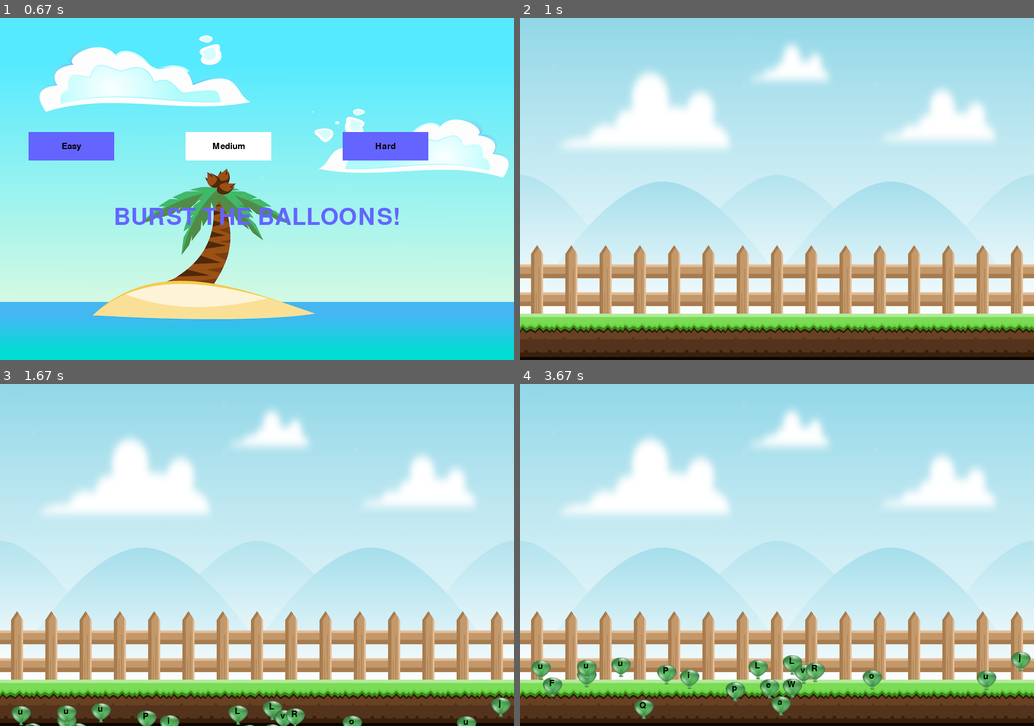
Above: before the commit, frames 1-4 (two rows, left to right).
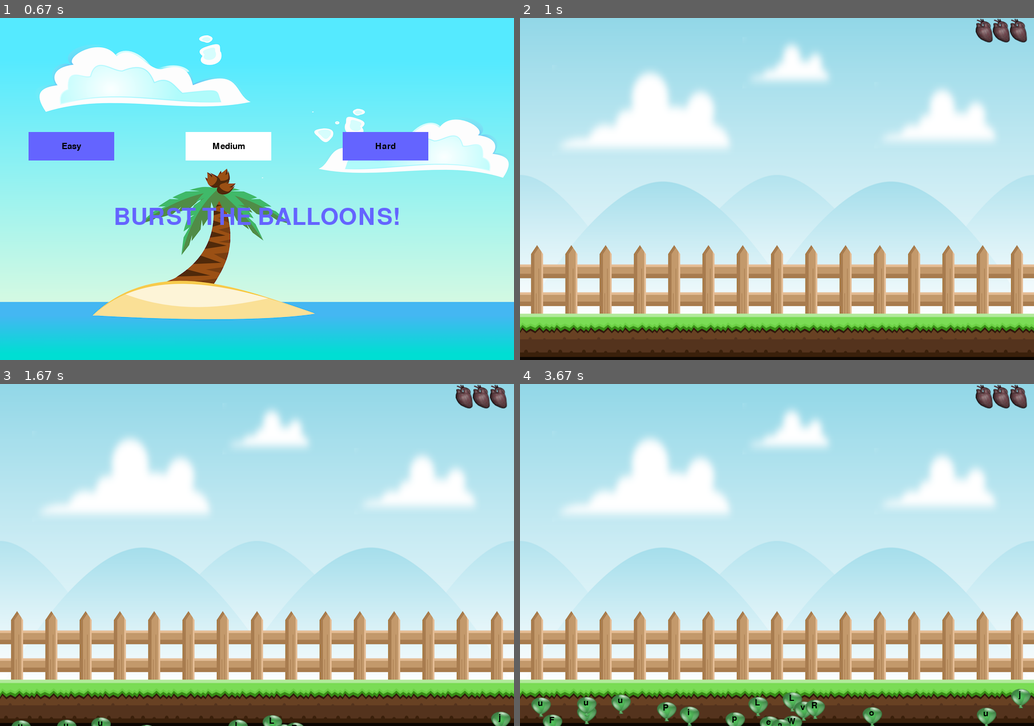
Above: after the commit, the same moments.

Repository: Snehal-Reddy/Pygame-project
Game: pygame game, started from pyg.py
The game is run twice, just before and just after one commit, with the same random seed, the same clock (stepped at 60 frames per second) and the same inputs.
Inputs:
- Up to frame 1 (0.67 s): click "play" at 0.38 s
- Up to frame 2 (1 s): click "Hard" at 0.73 s
- Up to frame 3 (1.67 s): tap Y at 1 s; tap T at 1.33 s
- Up to frame 4 (3.67 s): tap C at 1.67 s; hold D 2-2.47 s; tap Z at 2.5 s; hold W 2.83-3.3 s; tap B at 3.33 s

Frame 1 is identical in both runs. In frame 2, 0.5% of the frame differs, in the area x 88-99%, y 0-8%; in frame 3, 2.4%; in frame 4, 5.4%, in the area x 2-100%, y 0-100%.

Commit message:
life function

Diff:
--- a/pyg.py
+++ b/pyg.py
@@ -22,6 +22,7 @@
 bg1 = pygame.image.load("background1.png")
 bg2 = pygame.image.load("background2.png")
 bal = pygame.image.load("balloon_green.png")
+heart = pygame.image.load("heart0024.png")
 
 #game sounds
 wrongkey = pygame.mixer.Sound("wrongkey.wav")
@@ -33,9 +34,10 @@
 
 pygame.display.set_caption('Key Stroke')
 
+
 smallfont = pygame.font.SysFont("noteworthy" , 22)
 mediumfont = pygame.font.SysFont("noteworthy" , 40)
-largefont = pygame.font.SysFont("Bradley Hand" , 60)
+largefont = pygame.font.SysFont("Planet Benson Two" , 60)
 
 clock = pygame.time.Clock()
 
@@ -203,6 +205,7 @@
 	global balloony
 	global balloonx
 	global balloonl
+	life = 3
 	ov = False
 	ex = False
 	#ov = False
@@ -251,6 +254,18 @@
 						intro()
 
 		gd.blit(bg1 , (0,0))
+		if life == 3:
+			gd.blit(heart,(790,0))
+			gd.blit(heart,(820,0))
+			gd.blit(heart,(850,0))
+		if life == 2:
+			#gd.blit(heart,(790,0))
+			gd.blit(heart,(820,0))
+			gd.blit(heart,(850,0))
+		if life == 1:
+			#gd.blit(heart,(790,0))
+			#gd.blit(heart,(820,0))
+			gd.blit(heart,(850,0))
 		pygame.display.update()
 		for i in range (0,number):
 			gd.blit(bal , (balloonx[i],balloony[i]))
@@ -868,9 +883,15 @@
 
 
 		for i in range(0,number):
-			balloony[i] = balloony[i] - 2
-			if balloony[i]<= 0:
-				ov = True
+			balloony[i] = balloony[i] - 1
+			if balloony[i]== 0:
+				balloonl[i] = random.choice(string.ascii_letters)
+				balloony[i] = random.randrange(600,650)
+				life -= 1
+
+		if life == 0:
+			ov = True
+
 		score(sc)
 
 		#clock.tick(10000)
Binary file added: heart0024.png
